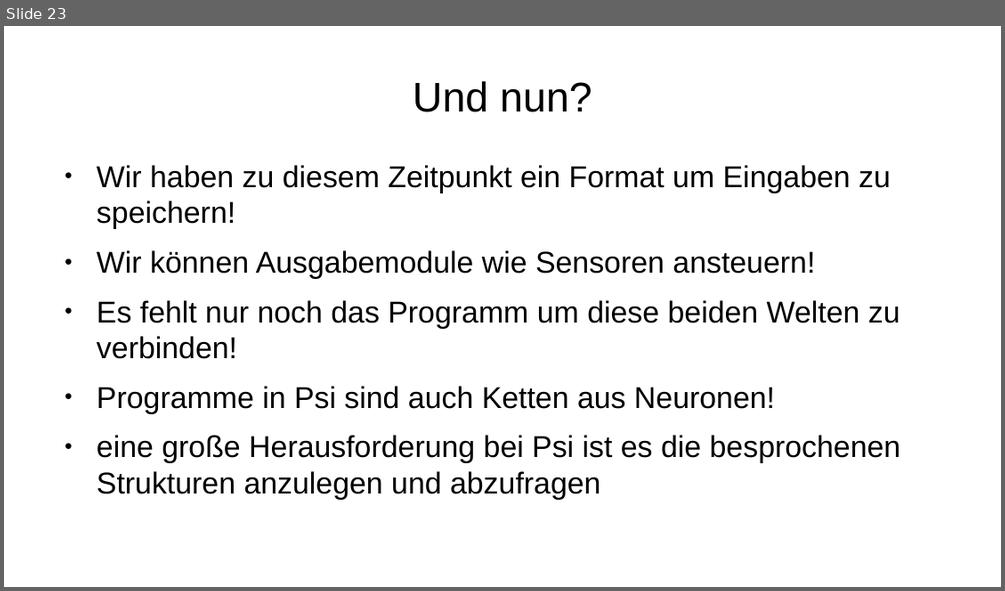
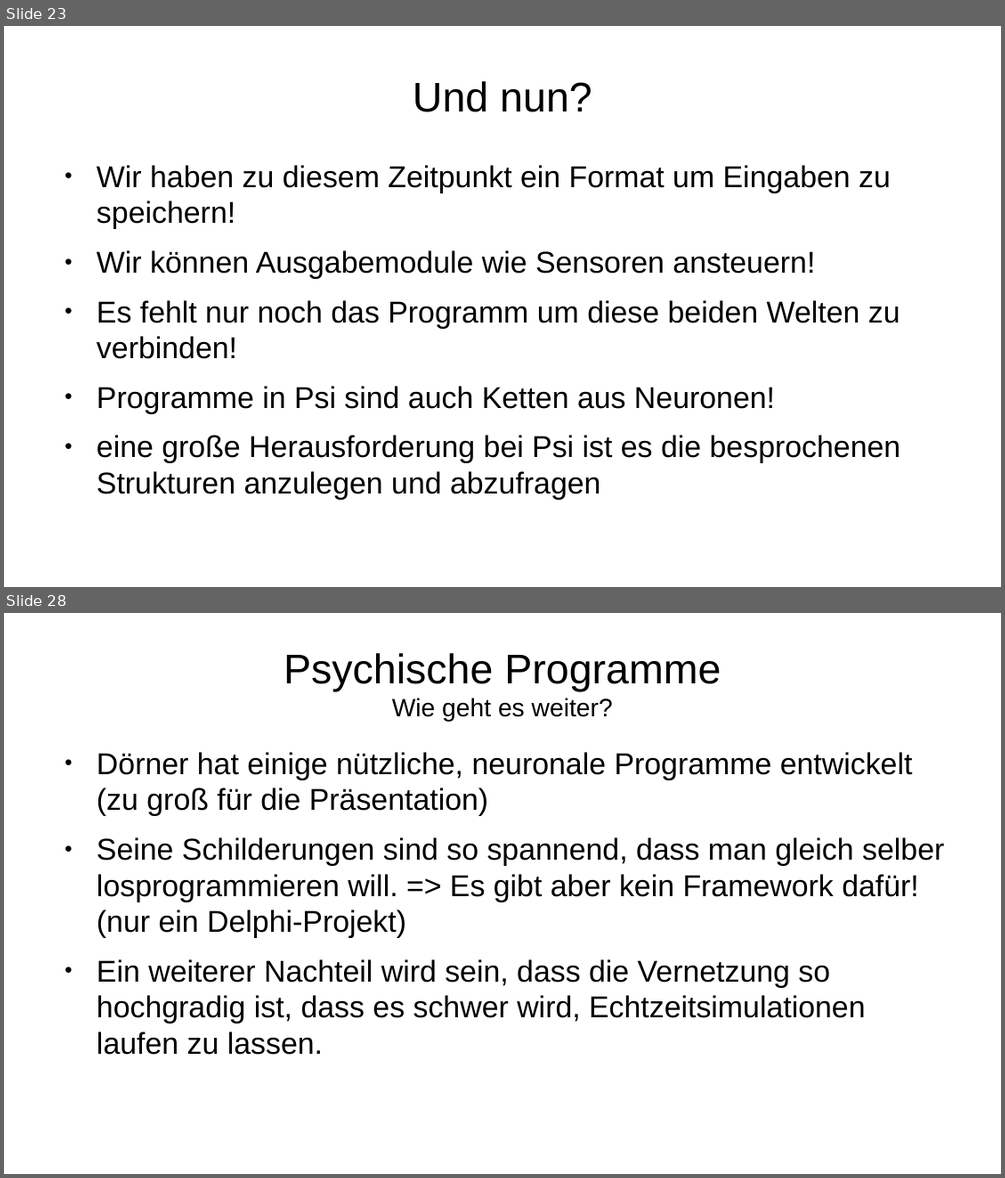
Before and after one commit to Lotes/psi-theorie, a slide deck: presentation.odp. Shown one above the other, each under a label of ours: slide 23 before the commit, slides 23 and 28 after it; the slides between them are not shown. The pictures are 1005x591 and 1005x1178 pixels, drawn with LibreOffice and Linux fonts; fonts in the diff are those of the drawing. Boxes give left, top, right and bottom in pixels: in the first picture for what was removed or moved away, otherwise in the second. Text is boxed around its words. In the diff, an @@ line names an element or a change of style, - is before the commit and + after.

```diff
--- a/presentation.odp
+++ b/presentation.odp
@@ slide 28 added at (x1=4, y1=613, x2=1001, y2=1174), background #FFFFFF @@
@@ title added at (x1=283, y1=653, x2=720, y2=722), 33 pt, text #000000 @@
+Psychische Programme
+Wie geht es weiter?
@@ text added at (x1=97, y1=752, x2=944, y2=1054), 24 pt, text #000000 @@
+● Dörner hat einige nützliche, neuronale Programme entwickelt (zu groß für die Präsentation)
+● Seine Schilderungen sind so spannend, dass man gleich selber losprogrammieren will. => Es gibt aber kein Framework dafür! (nur ein Delphi-Projekt)
+● Ein weiterer Nachteil wird sein, dass die Vernetzung so hochgradig ist, dass es schwer wird, Echtzeitsimulationen laufen zu lassen.
```
Also in this commit, not shown: 6 slides changed, 5 other slides added, 1 slide removed, 1 other file.
